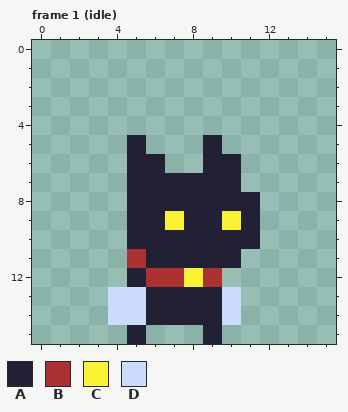
Two versions of one pixel-art file, gatito/assets/ase/cat.ase. That is the earlier state.
16x16 pixels, 8 frames. Shown: frame 1 (idle). The commit also changed other frames, which this record leaves out.
Visible layers, top first: "Head", "Arms", "Body".
Palette (. is transparent): A #222034  B #ac3232  C #fbf236  D #cbdbfc
Pixels before, frame 1 (idle), first column x 4:
 5 .A...A..
 6 .AA..AA.
 7 .AAAAAA.
 8 .AAAAAAA
 9 .AACAACA
10 .AAAAAAA
11 .BAAAAA.
12 .ABBCB..
13 DDAAAAD.
14 DDAAAAD.
15 .A...A..
The result:
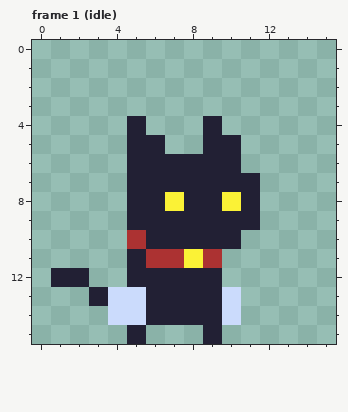
Message: Fix idle animation
Edits made:
{"change": "layer \"Tail\" now shown"}
{"where": "frame 1 (idle), layers \"Tail\", \"Head\""}
{"frame":1,"y":4,"x":5,"old":".","new":"A"}
{"frame":1,"y":4,"x":9,"old":".","new":"A"}
{"frame":1,"y":5,"x":6,"old":".","new":"A"}
{"frame":1,"y":5,"x":10,"old":".","new":"A"}
{"frame":1,"y":6,"x":7,"old":"..","new":"AA"}
{"frame":1,"y":7,"x":11,"old":".","new":"A"}
{"frame":1,"y":8,"x":7,"old":"A","new":"C"}
{"frame":1,"y":8,"x":10,"old":"A","new":"C"}
{"frame":1,"y":9,"x":7,"old":"C","new":"A"}
{"frame":1,"y":9,"x":10,"old":"C","new":"A"}
{"frame":1,"y":10,"x":5,"old":"A","new":"B"}
{"frame":1,"y":10,"x":11,"old":"A","new":"."}
{"frame":1,"y":11,"x":5,"old":"BAAAAA","new":"ABBCB."}
{"frame":1,"y":12,"x":1,"old":"..","new":"AA"}
{"frame":1,"y":12,"x":6,"old":"BBCB","new":"AAAA"}
{"frame":1,"y":13,"x":3,"old":".","new":"A"}
{"label":"changed","picture_box":[51,116,260,306]}
